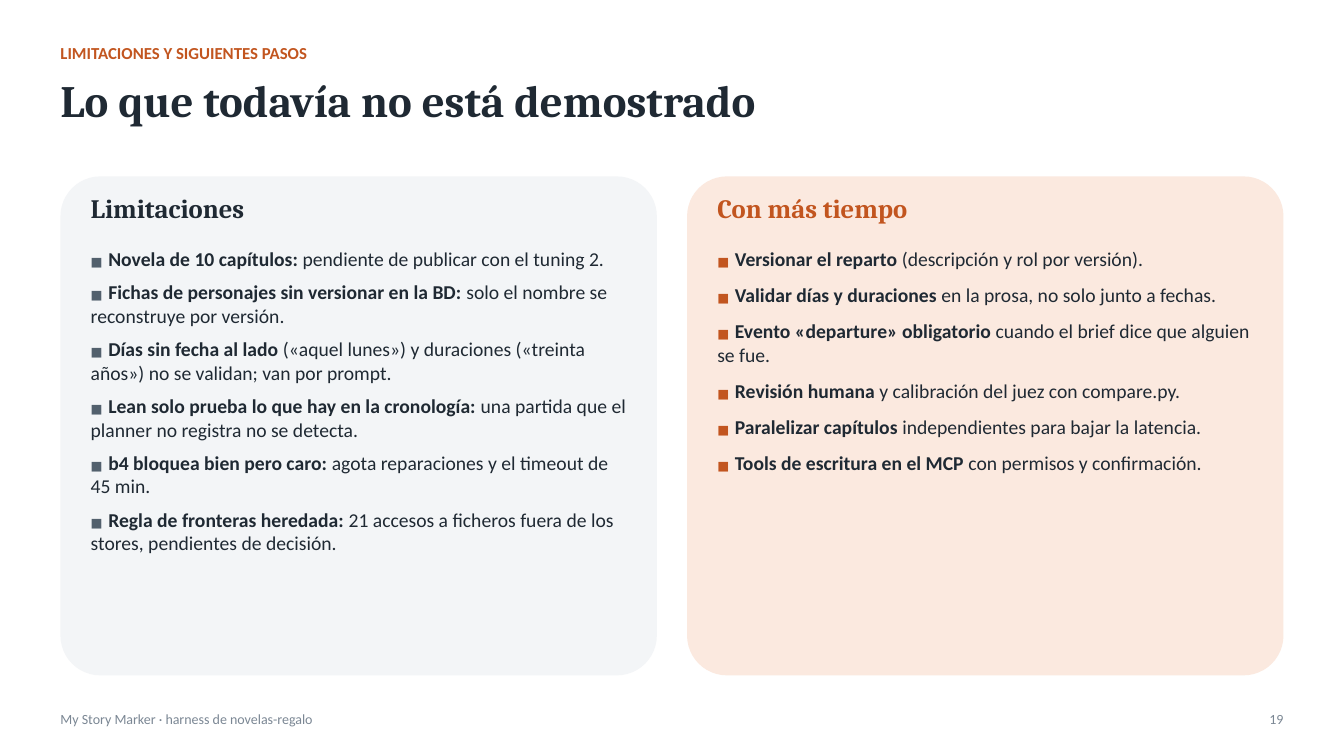
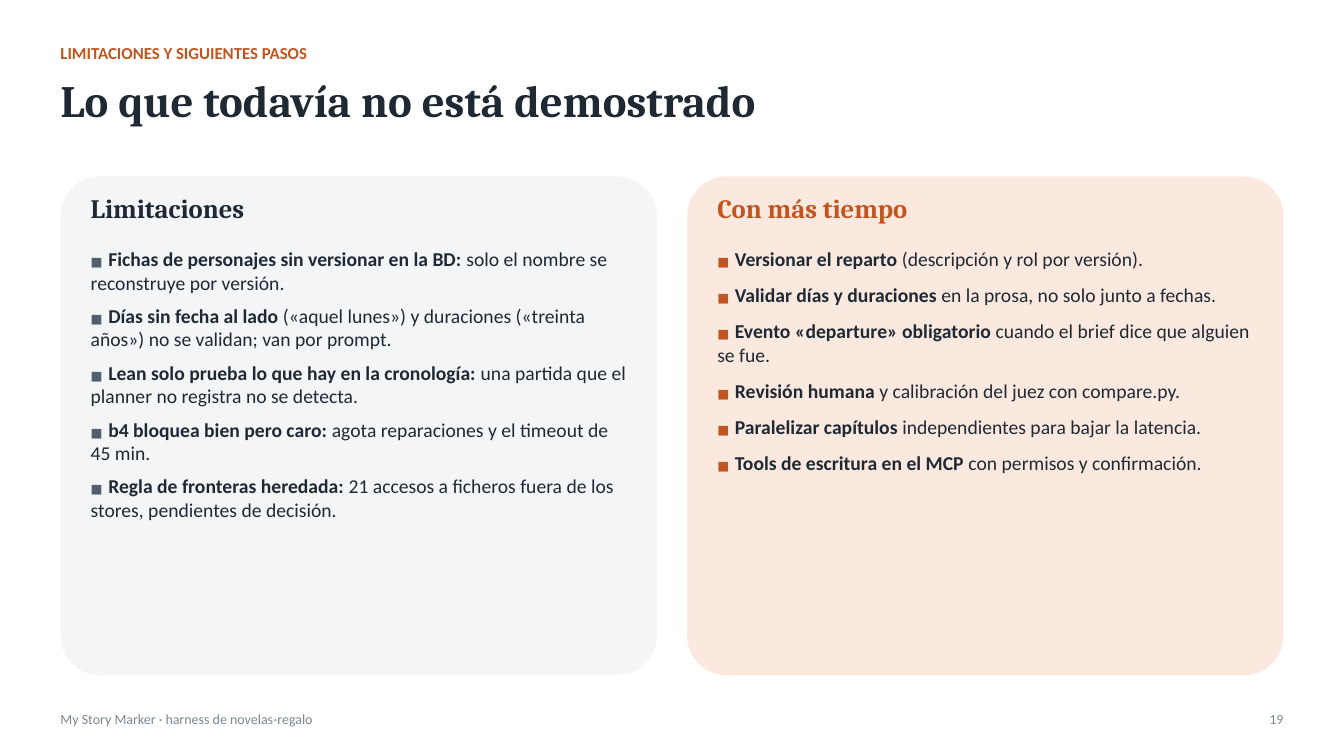
Before and after one commit to ignacio-hurtado-qaracter/My-Story-Marker, a slide deck: slide 19 of presentacion/presentacion.pptx. Drawn at 1344x756 pixels with LibreOffice and Linux fonts; fonts in the diff are those of the drawing. Boxes give left, top, right and bottom in pixels: in the first picture for what was removed or moved away, otherwise in the second. Text is boxed around its words. In the diff, an @@ line names an element or a change of style, - is before the commit and + after.

```diff
--- a/presentacion/presentacion.pptx
+++ b/presentacion/presentacion.pptx
@@ text at [108,252,604,270]: paragraph removed @@
-■ Novela de 10 capítulos: pendiente de publicar con el tuning 2.
```
Also in this commit, not shown: 5 other slides changed, 14 other files.
